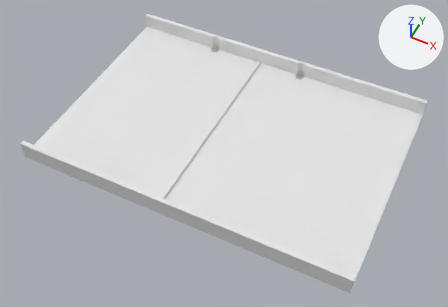
The Blender file Botten/GriTech UF - Botten platta.blend as it was, and as the next commit left it.
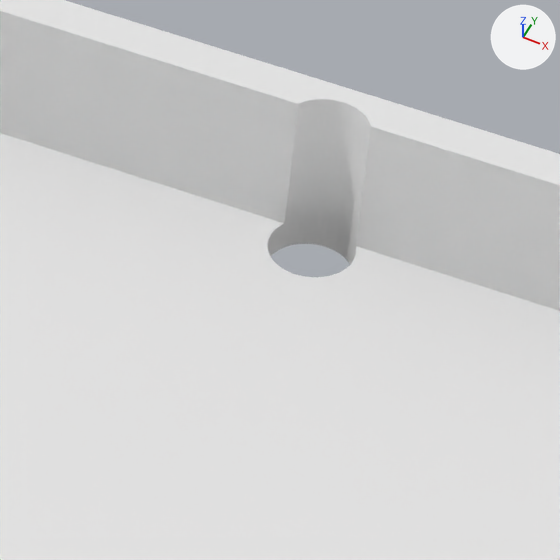
Each version appears first whole from a 50 mm lens placed at (156.4, -120.8, 201.3), pointed at (74.5, 43.0, -3.4), and next in a close-up on the part from 60% to 72% of the width and 18% to 35% of the height. Arrows for +X, +Y and +Z are at upper right; the lights stay in place.

The first close-up shows 'Sketch', 'Sketch.002'.
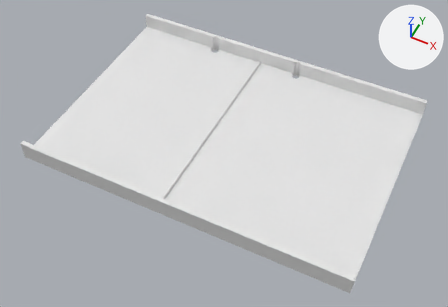
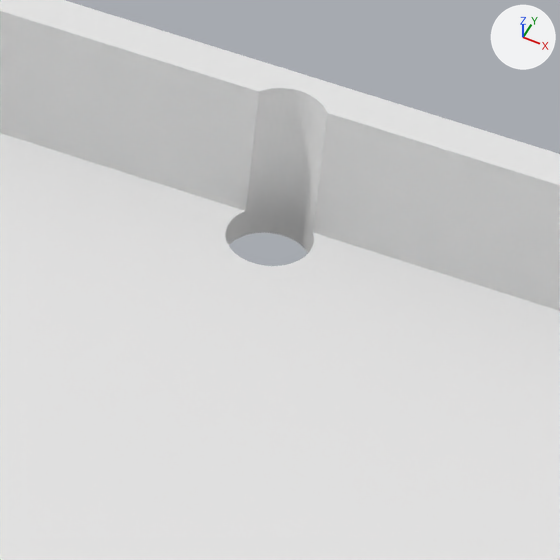
Commit message: utökade top plattan och fixade hål placering på botten

The change in detail:
me_sketch_001 has 192 vertices, 4 faces and spans x 39.0..89.0, y 1.0..102.0, z 0.0.
me_sketch_001 is used by ob_sketch_001; location (0.0, 0.0, 0.0).
me_sketch_001 part 1: the loose piece of 48 vertices spanning x 39.0..43.0, y 98.0..102.0, z 0.0 is moved by (0.0, -0.1, 0.0).
me_sketch_001 part 2: the loose piece of 48 vertices spanning x 39.0..43.0, y 1.0..5.0, z 0.0 is moved by (0.0, -0.1, 0.0).
me_sketch_001 part 3: the loose piece of 48 vertices spanning x 85.0..89.0, y 1.0..5.0, z 0.0 is moved by (-2.0, -0.1, 0.0).
me_sketch_001 part 4: the loose piece of 48 vertices spanning x 85.0..89.0, y 98.0..102.0, z 0.0 is moved by (-2.0, -0.1, 0.0).

Boxes (x1, y1, x2, y2) around the edits, measured in the close-ups (560 x 560 px; the box of a moved part takes in the faces that stretch with it):
'Sketch', reshaped: (0, 133, 560, 560) in both
'Sketch.002', reshaped: (0, 0, 560, 311) in both
part 4 of me_sketch_001, moved or reshaped: before (267, 99, 371, 264); after (225, 88, 327, 253)
